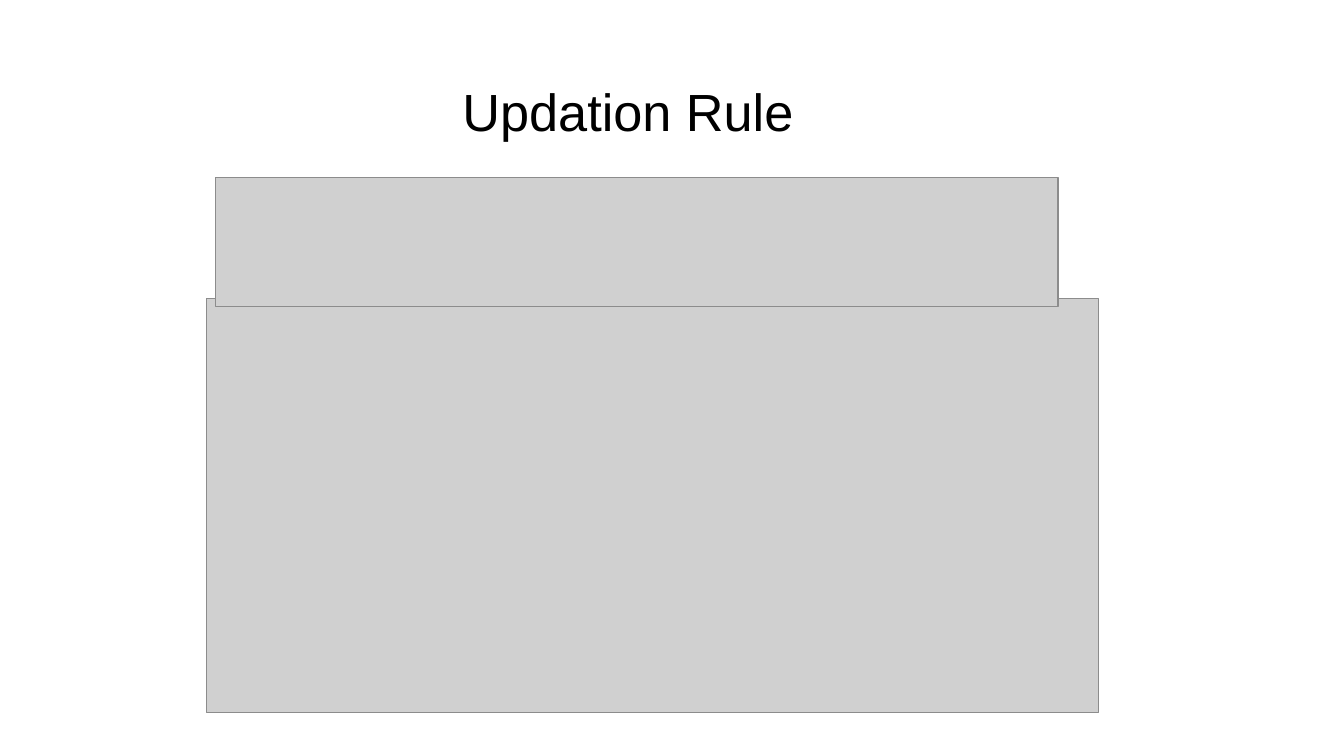
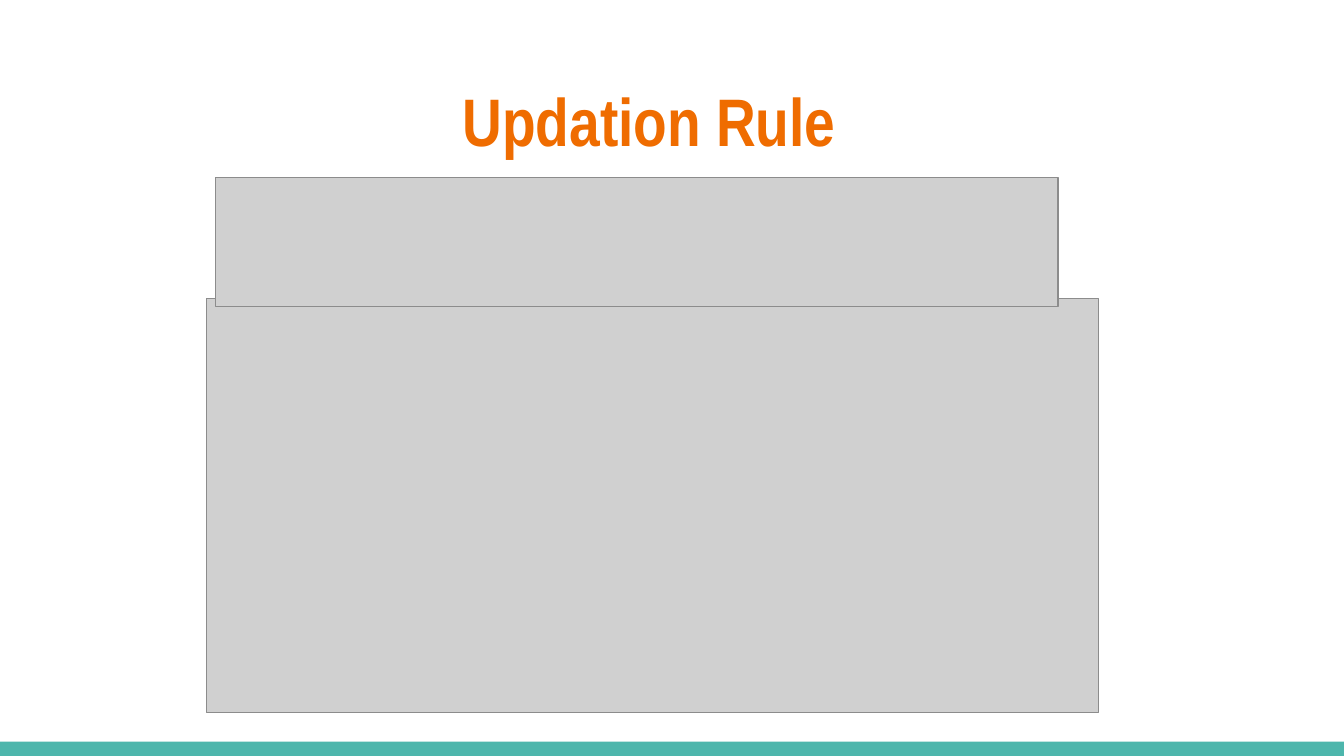
Before and after one commit to jugshaurya/Machine-Learning, a slide deck: slide 14 of Presentation/ML presentation.pptx. Drawn at 1344x756 pixels with LibreOffice and Linux fonts; fonts in the diff are those of the drawing; grey boxes stand for pictures. Boxes give left, top, right and bottom in pixels: in the first picture for what was removed or moved away, otherwise in the second. Text is boxed around its words. In the diff, an @@ line names an element or a change of style, - is before the commit and + after.

```diff
--- a/Presentation/ML presentation.pptx
+++ b/Presentation/ML presentation.pptx
@@ title "Updation Rule" at (x1=462, y1=97, x2=835, y2=158): size 28 to 36 pt, font Arial to Arial Narrow, text colour #000000 to #EF6C00, bold on @@
@@ rectangle added at (x1=0, y1=742, x2=1344, y2=756), fill #4DB6AC @@
```
Also in this commit, not shown: 10 other slides changed, 6 slides added, 5 slides removed, 1 other file.
